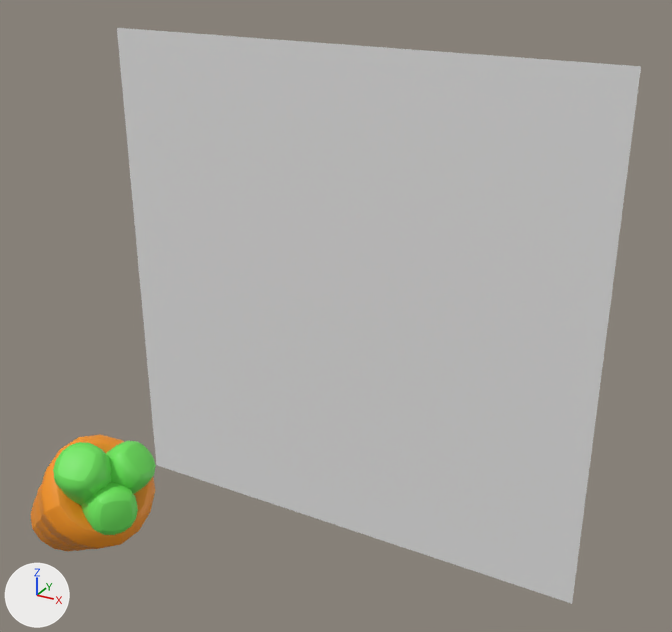
The Blender file AppIcon.blend: old version first, new version second.
Before and after are seen from a 50 mm lens placed at (13.9, -13.1, 12.7), pointed at (2.3, 7.9, 2.2). The lights are fixed; the arrows at lower left show +X, +Y and +Z.
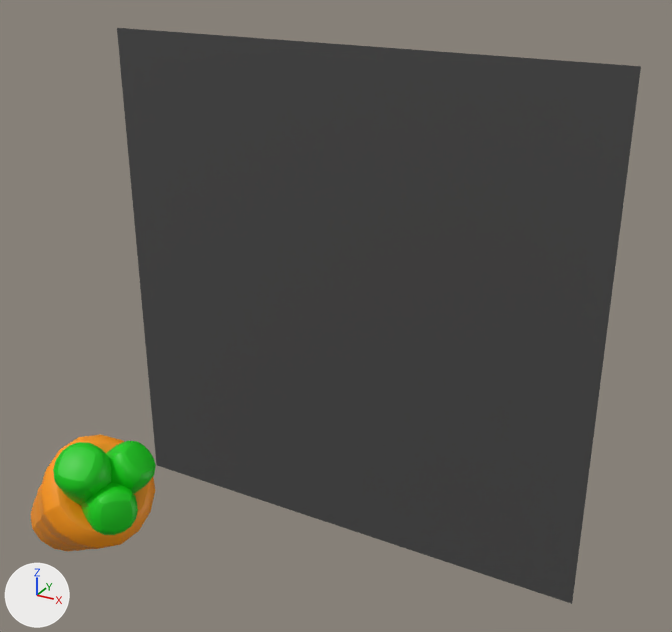
Commit message: Updated the app icon to v1 of the 3D carrot object

Location of each change, [x1, y1, x2, y2] in pixels of the pictures (672 x 632 px):
'Plane', recoloured: [117, 28, 641, 604] in both
'Cube.001', recoloured: [53, 442, 111, 505] in both
'Cube.002', recoloured: [81, 482, 138, 535] in both
'Cube.003', recoloured: [106, 441, 156, 494] in both

The change, as a diff of the scene's bpy script:
```diff
--- a/AppIcon.blend.py
+++ b/AppIcon.blend.py
@@ mat_leaves @@
 mat_leaves = principled_material('Leaves')
-mat_leaves.base_color = (0.156, 0.802, 0.107)  # green #6ee75c
+mat_leaves.base_color = (0.0, 0.6, 0.00239)  # green #00cb08
@@ mat_background_001 @@
 mat_background_001 = principled_material('Background.001')
-mat_background_001.base_color = (0.8, 0.8, 0.8)  # white #e7e7e7
+mat_background_001.base_color = (0.0659, 0.0659, 0.0659)  # dark grey #494949
```
